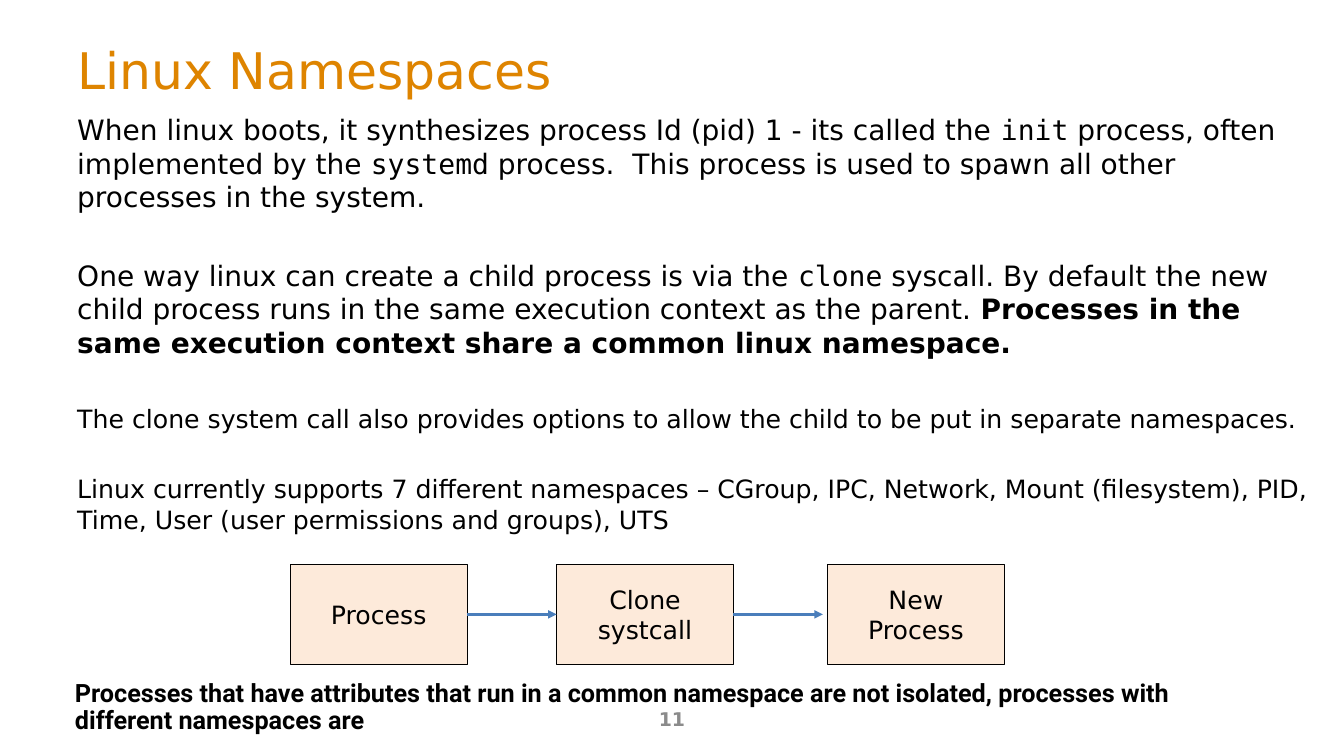
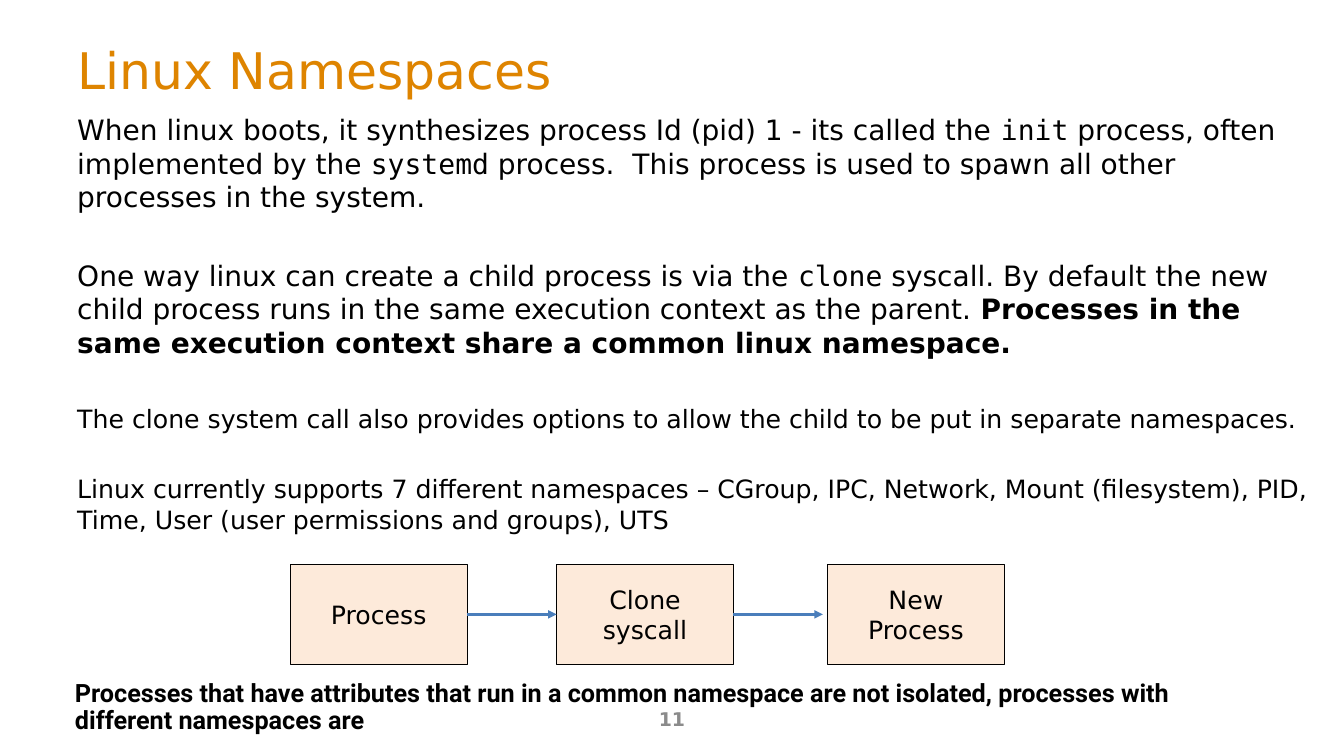
Before and after one commit to ArchitectingSoftware/SE577-SoftwareArchitecture, a slide deck: slide 11 of lectures/m7LinuxDockerK8sArchitecture.pptx. Drawn at 1344x756 pixels with LibreOffice and Linux fonts; fonts in the diff are those of the drawing. Boxes give left, top, right and bottom in pixels: in the first picture for what was removed or moved away, otherwise in the second. Text is boxed around its words. In the diff, an @@ line names an element or a change of style, - is before the commit and + after.

```diff
--- a/lectures/m7LinuxDockerK8sArchitecture.pptx
+++ b/lectures/m7LinuxDockerK8sArchitecture.pptx
@@ text in rectangle at box(603, 590, 687, 645): text changed @@
-Clone
-systcall
+Clone
+syscall
```
Also in this commit, not shown: 2 other slides changed, 4 other files.
